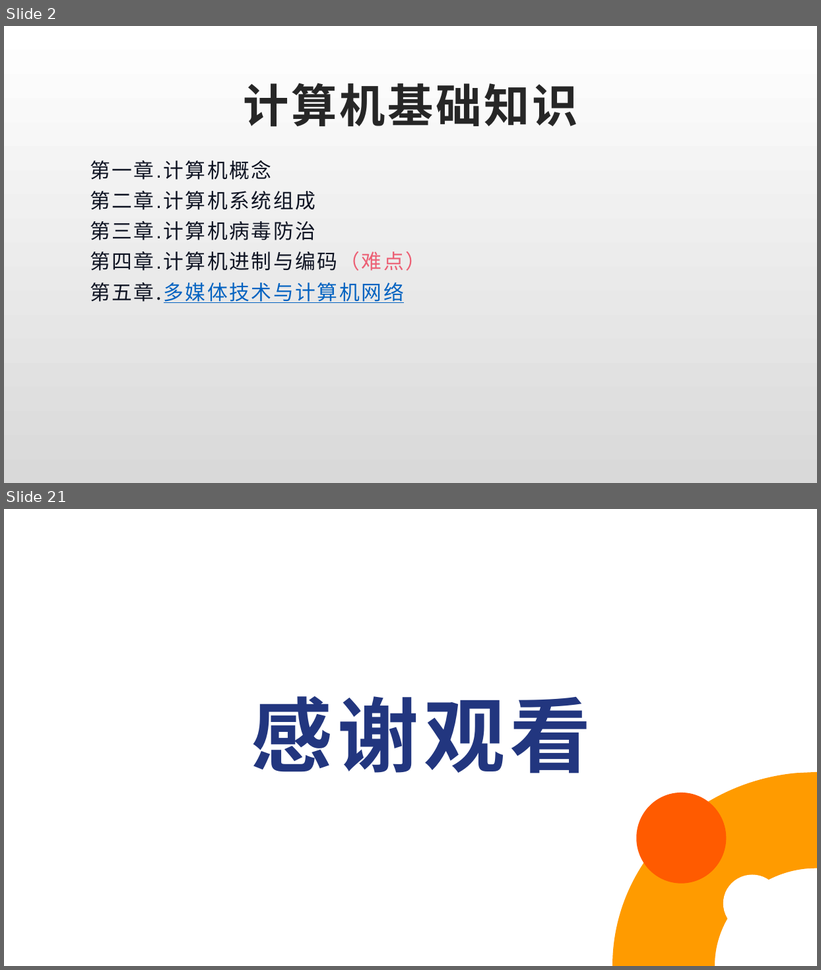
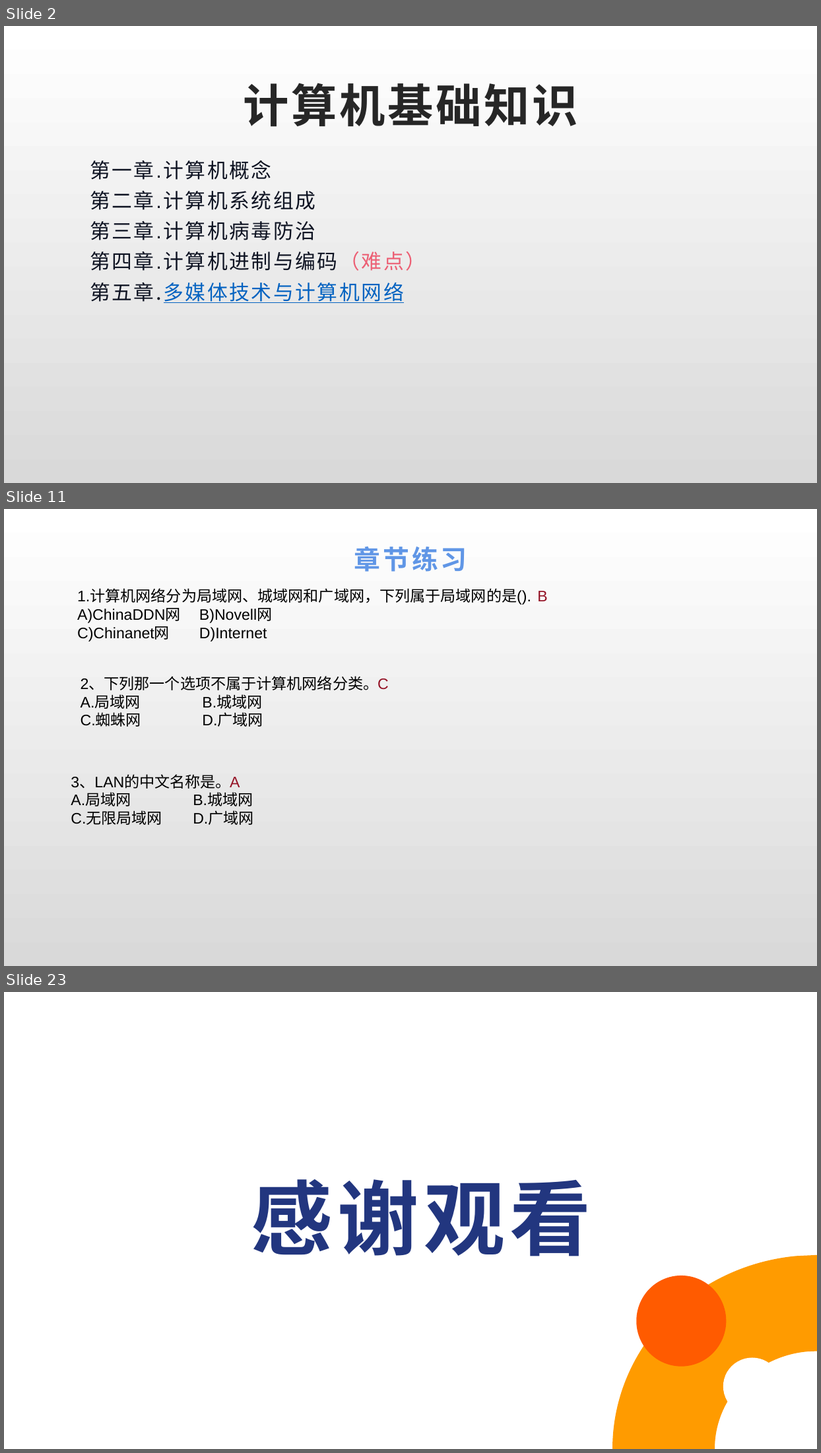
Before and after one commit to cckmit/typora-note, a slide deck: 计算机基础知识/计算机基础/计算机基础知识_第5章.pptx. Shown one above the other, each under a label of ours: slides 2 and 21 before the commit, slides 2, 11 and 23 after it; the slides between them are not shown. The pictures are 821x970 and 821x1453 pixels, drawn with LibreOffice and Linux fonts; fonts in the diff are those of the drawing; background and template pictures are left out. Boxes give left, top, right and bottom in pixels: in the first picture for what was removed or moved away, otherwise in the second. Text is boxed around its words. In the diff, an @@ line names an element or a change of style, - is before the commit and + after.

```diff
--- a/计算机基础知识/计算机基础/计算机基础知识_第5章.pptx
+++ b/计算机基础知识/计算机基础/计算机基础知识_第5章.pptx
@@ slide 11 added at bbox=[4, 509, 817, 966], background gradient #FFFFFF to #D9D9D9 @@
@@ title added at bbox=[354, 547, 467, 572], 31.1 pt, text #6096E6, bold @@
+章节练习
@@ text added at bbox=[77, 590, 531, 642], 18 pt, text #000000 @@
+1.计算机网络分为局域网、城域网和广域网，下列属于局域网的是().
+A)ChinaDDN网 B)Novell网
+C)Chinanet网 D)Internet
@@ text added at bbox=[537, 591, 547, 601], 18 pt, text #941225 @@
+B
@@ text added at bbox=[81, 677, 379, 727], 18 pt, text #000000 @@
+2、下列那一个选项不属于计算机网络分类。
+A.局域网 B.城域网
+C.蜘蛛网 D.广域网
@@ text added at bbox=[378, 679, 389, 690], 18 pt, text #941225 @@
+C
@@ text added at bbox=[71, 775, 253, 825], 18 pt, text #000000 @@
+3、LAN的中文名称是。
+A.局域网 B.城域网
+C.无限局域网 D.广域网
@@ text added at bbox=[230, 777, 240, 788], 18 pt, text #941225 @@
+A
@@ what was slide 21 is now slide 23 @@
```
Also in this commit, not shown: 2 slides changed, 17 other slides added, 16 slides removed, 3 other files.
